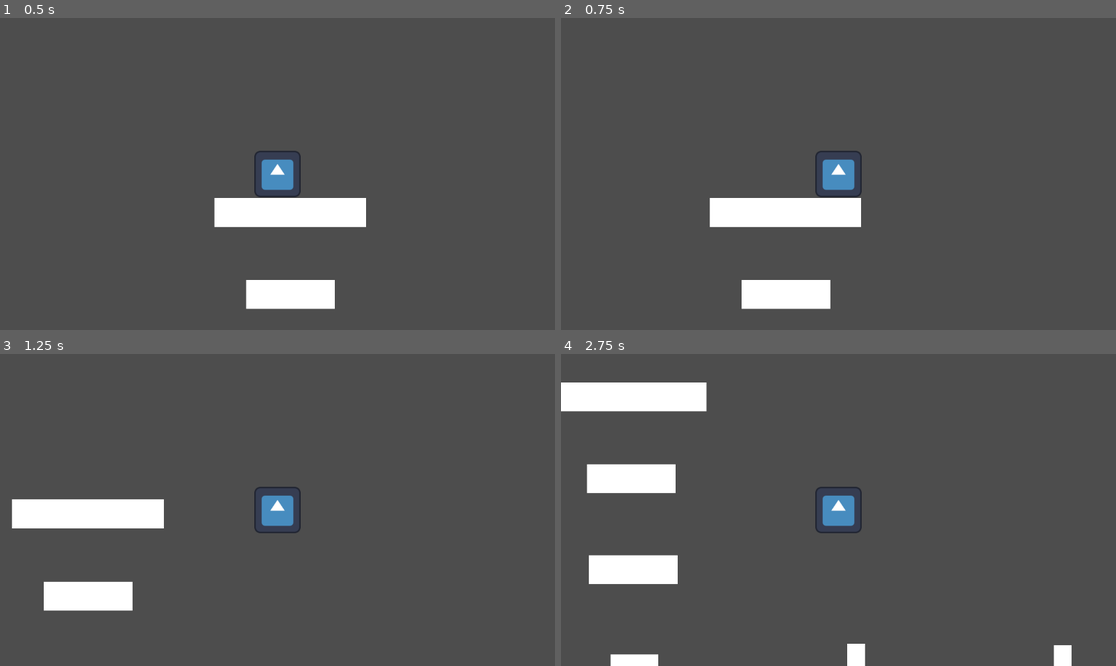
Above: before the commit, frames 1-4 (two rows, left to right).
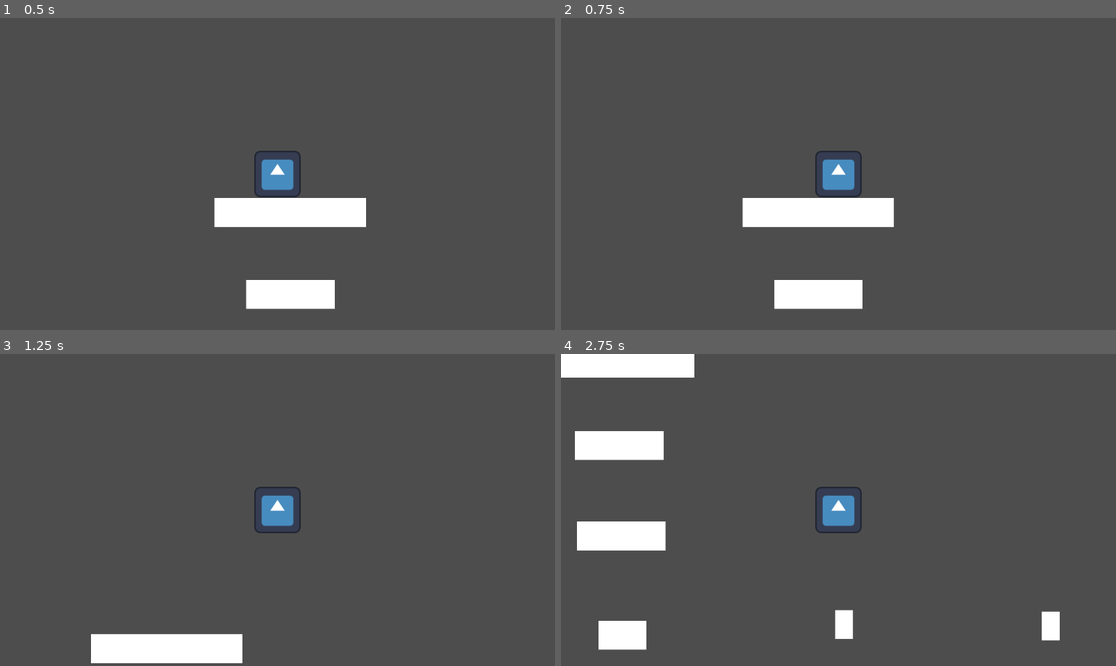
Above: after the commit, the same moments.

Repository: sfaruque10/Godot-2D-Game
Game: Godot game, scene res://baseGameLevel.tscn
The game is run twice, just before and just after one commit, with the same random seed, the same clock (stepped at 60 frames per second) and the same inputs. This scene is started directly instead of the project's main scene. The engine's default icon, where the game draws it, is replaced by a stand-in: a white triangle on a blue panel in a dark square.
Inputs:
- Up to frame 1 (0.5 s): no input
- Up to frame 2 (0.75 s): tap Enter at 0.5 s; hold Right (ui_right) from 0.53 s (still down); tap Space (dash) at 0.6 s
- Up to frame 3 (1.25 s): keep holding Right (ui_right); tap Up (jump) at 0.77 s
- Up to frame 4 (2.75 s): tap Space (dash) at 1.35, 2.1 s; tap Up (jump) at 1.52 s; release Right (ui_right) at 2.03 s; hold Left (ui_left) from 2.03 s (still down)

Frame 1 is identical in both runs. In frame 2, 2.2% of the frame differs, in the area x 26-61%, y 57-94%; in frame 3, 6.7%; in frame 4, 13%, in the area x 0-92%, y 0-100%.

Commit message:
Implemented Slippery Surface
Slippery surface with enemy was created.

Diff:
--- a/2d-game/baseGameLevel.tscn
+++ b/2d-game/baseGameLevel.tscn
@@ -1,12 +1,17 @@
-[gd_scene load_steps=16 format=3 uid="uid://dlncbqssqv1kr"]
+[gd_scene load_steps=19 format=3 uid="uid://dlncbqssqv1kr"]
 
 [ext_resource type="PackedScene" uid="uid://dtqiwfgfbnvf0" path="res://player.tscn" id="1_atsvf"]
 [ext_resource type="Script" uid="uid://b5u0bvy1s77yt" path="res://ending_platform.gd" id="2_f53ul"]
-[ext_resource type="Script" uid="uid://b2dykq030im28" path="res://dash_checkpoint.gd" id="3_q5v5t"]
+[ext_resource type="PackedScene" uid="uid://bb1lbkktqm77h" path="res://wind_enemy.tscn" id="3_q5v5t"]
+[ext_resource type="PackedScene" uid="uid://btvcl3jso720t" path="res://slippery_enemy.tscn" id="4_6hoih"]
+[ext_resource type="Script" uid="uid://b2dykq030im28" path="res://dash_checkpoint.gd" id="4_m7qo6"]
 
 [sub_resource type="SegmentShape2D" id="SegmentShape2D_q5v5t"]
 a = Vector2(3223, 0)
 b = Vector2(-3260, 0)
+
+[sub_resource type="RectangleShape2D" id="RectangleShape2D_davks"]
+size = Vector2(6434, 104)
 
 [sub_resource type="RectangleShape2D" id="RectangleShape2D_t3wiy"]
 size = Vector2(200, 5239.5)
@@ -61,6 +66,10 @@
 [node name="CollisionShape2D" type="CollisionShape2D" parent="Starting Platform/StaticBody2D"]
 shape = SubResource("SegmentShape2D_q5v5t")
 
+[node name="CollisionShape2D" type="CollisionShape2D" parent="Starting Platform"]
+position = Vector2(-25, 63)
+shape = SubResource("RectangleShape2D_davks")
+
 [node name="Boundary Left" type="StaticBody2D" parent="."]
 position = Vector2(-3542, -206)
 
@@ -268,9 +277,15 @@
 position = Vector2(1, -1)
 shape = SubResource("RectangleShape2D_x6wv0")
 
+[node name="CharacterBody2D" parent="." instance=ExtResource("3_q5v5t")]
+position = Vector2(2183, -1004)
+
+[node name="CharacterBody2D2" parent="." instance=ExtResource("4_6hoih")]
+position = Vector2(2376, 63)
+
 [node name="Dash Checkpoint" type="Area2D" parent="."]
-position = Vector2(-6, -1819)
-script = ExtResource("3_q5v5t")
+position = Vector2(67, -2018)
+script = ExtResource("4_m7qo6")
 
 [node name="CollisionShape2D" type="CollisionShape2D" parent="Dash Checkpoint"]
 physics_interpolation_mode = 2
--- a/2d-game/dash_checkpoint.gd
+++ b/2d-game/dash_checkpoint.gd
@@ -4,6 +4,6 @@
 
 
 
-func _on_body_entered(body: Node2D) -> void:
+func _on_body_entered(_body: Node2D) -> void:
 	Global.has_dash = true
 	pass # Replace with function body.
--- a/2d-game/player.gd
+++ b/2d-game/player.gd
@@ -10,11 +10,20 @@
 var dashes = 0
 var is_dashing = false
 var dash_direction = 0
+var external_force: Vector2 = Vector2.ZERO
+var friction = 100
+var current_friction = 10000
+var normal_deceleration = 1000.0
+var slippery_deceleration = 100.0
+var current_deceleration = normal_deceleration
 #var gravity_direction = 1 # normal gravity or flipped gravity
 
-func _physics_process(_delta: float) -> void:
+func _physics_process(delta: float) -> void:
 	if is_dashing:
-		velocity.x = dash_speed * dash_direction * Global.gravity_direction
+		var target_speed = dash_speed * dash_direction * Global.gravity_direction
+		velocity.x = move_toward(velocity.x, target_speed, current_friction * delta)
+		#velocity.x = dash_speed * dash_direction * current_friction * delta * Global.gravity_direction
+		velocity += external_force
 		velocity.y = 0
 	else:
 		if (!is_on_floor() and Global.gravity_direction == 1) or (!is_on_ceiling() and Global.gravity_direction == -1): # make player fall to ground
@@ -30,7 +39,20 @@
 			jumps += 1 # increment number of jumps
 
 		var direction = Input.get_axis("ui_left", "ui_right")
-		velocity.x = speed * direction * Global.gravity_direction
+		#velocity.x = speed * direction * current_friction * delta * Global.gravity_direction
+		#velocity.lerp(Vector2.ZERO, current_deceleration)
+		if direction:
+			# move towards max speed
+			var target_speed = speed * direction * Global.gravity_direction
+			# move_toward for smooth acceleration
+			velocity.x = move_toward(velocity.x, target_speed, current_friction * delta)
+		else:
+			if current_deceleration == slippery_deceleration:
+			# current_deceleration_rate to slow down gradually while on ice
+				velocity.x = move_toward(velocity.x, 0, current_deceleration * delta)
+			else:
+				velocity.x = 0
+		velocity += external_force
 
 		# press shift while holding arrow key
 		if Input.is_action_just_pressed("dash") and Global.has_dash == true and dashes < Global.max_dashes: # dash
@@ -46,11 +68,25 @@
 				#dashes += 1
 
 	move_and_slide()
+	external_force = Vector2.ZERO
 
 func _on_timer_timeout() -> void:
 	is_dashing = false
 
+func wind_push(force_amount: float):
+	external_force.x = force_amount
 
+func set_slippery_mode(is_slippery: bool):
+	if is_slippery:
+		#current_friction = 200
+		speed = 800
+		dash_speed = 1500
+		current_deceleration = slippery_deceleration
+	else:
+		#current_friction = friction
+		speed = 500
+		dash_speed = 1200
+		current_deceleration = normal_deceleration
 #func _on_ending_platform_body_entered(body: Node2D) -> void:
 	#print(get_groups())
 	#print(body.name)
--- /dev/null
+++ b/2d-game/slippery_enemy.gd
@@ -0,0 +1,11 @@
+extends CharacterBody2D
+
+
+func _on_body_entered(body: Node2D) -> void:
+	if body.has_method("set_slippery_mode"):
+		body.set_slippery_mode(true)
+
+
+func _on_body_exited(body: Node2D) -> void:
+	if body.has_method("set_slippery_mode"):
+		body.set_slippery_mode(false)
--- /dev/null
+++ b/2d-game/slippery_enemy.tscn
@@ -0,0 +1,30 @@
+[gd_scene load_steps=5 format=3 uid="uid://btvcl3jso720t"]
+
+[ext_resource type="Texture2D" uid="uid://bpvi3lfu530w" path="res://icon.svg" id="1_1nm4i"]
+[ext_resource type="Script" uid="uid://b3w3mq01yibaf" path="res://slippery_enemy.gd" id="1_5lclq"]
+
+[sub_resource type="RectangleShape2D" id="RectangleShape2D_1nm4i"]
+size = Vector2(583, 12)
+
+[sub_resource type="CapsuleShape2D" id="CapsuleShape2D_5lclq"]
+radius = 64.0
+height = 128.0
+
+[node name="Slippery_Enemy" type="CharacterBody2D"]
+script = ExtResource("1_5lclq")
+
+[node name="Sprite2D" type="Sprite2D" parent="."]
+modulate = Color(0.043137256, 0.13725491, 0.43137255, 1)
+texture = ExtResource("1_1nm4i")
+
+[node name="Slippery_Surface" type="Area2D" parent="."]
+
+[node name="CollisionShape2D" type="CollisionShape2D" parent="Slippery_Surface"]
+position = Vector2(0, 73)
+shape = SubResource("RectangleShape2D_1nm4i")
+
+[node name="CollisionShape2D" type="CollisionShape2D" parent="."]
+shape = SubResource("CapsuleShape2D_5lclq")
+
+[connection signal="body_entered" from="Slippery_Surface" to="." method="_on_body_entered"]
+[connection signal="body_exited" from="Slippery_Surface" to="." method="_on_body_exited"]
--- /dev/null
+++ b/2d-game/wind_enemy.gd
@@ -0,0 +1,21 @@
+extends CharacterBody2D
+
+@export var push_force: float = 175.0
+@export var wind_direction: int = 1
+var player = null
+
+func _on_body_entered(body):
+	# check if the entered body is the player
+	if body.name == "Player":
+		player = body
+
+func _on_body_exited(body):
+	if body == player:
+		player = null
+
+func _physics_process(_delta):
+	if player:
+		#var direction_x = sign(player.global_position.x - global_position.x)
+		# apply the horizontal force
+		var direction_x = sign(player.global_position.x - global_position.x)
+		player.wind_push(direction_x * push_force)
--- /dev/null
+++ b/2d-game/wind_enemy.tscn
@@ -0,0 +1,31 @@
+[gd_scene load_steps=5 format=3 uid="uid://bb1lbkktqm77h"]
+
+[ext_resource type="Script" uid="uid://du4r1d3xpryca" path="res://wind_enemy.gd" id="1_4gyqm"]
+[ext_resource type="Texture2D" uid="uid://bpvi3lfu530w" path="res://icon.svg" id="1_7k104"]
+
+[sub_resource type="RectangleShape2D" id="RectangleShape2D_4gyqm"]
+size = Vector2(794, 127)
+
+[sub_resource type="CapsuleShape2D" id="CapsuleShape2D_qi2p4"]
+radius = 62.0
+height = 130.0
+
+[node name="Wind_Enemy" type="CharacterBody2D"]
+collision_layer = 3
+script = ExtResource("1_4gyqm")
+
+[node name="Sprite2D" type="Sprite2D" parent="."]
+modulate = Color(0.5609549, 0.5609549, 0.5609549, 1)
+texture = ExtResource("1_7k104")
+
+[node name="Wind" type="Area2D" parent="."]
+collision_layer = 4
+
+[node name="CollisionShape2D" type="CollisionShape2D" parent="Wind"]
+shape = SubResource("RectangleShape2D_4gyqm")
+
+[node name="CollisionShape2D" type="CollisionShape2D" parent="."]
+shape = SubResource("CapsuleShape2D_qi2p4")
+
+[connection signal="body_entered" from="Wind" to="." method="_on_body_entered"]
+[connection signal="body_exited" from="Wind" to="." method="_on_body_exited"]
Not shown, added: 2d-game/slippery_enemy.gd.uid
Not shown, added: 2d-game/wind_enemy.gd.uid
